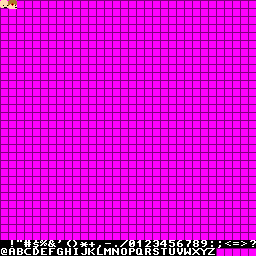
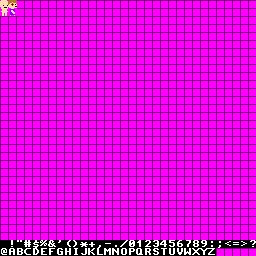
Two versions of the same layered image (256 x 256). Layer-by-layer changes:
painted on "Background" over [0, 2, 17, 16]
